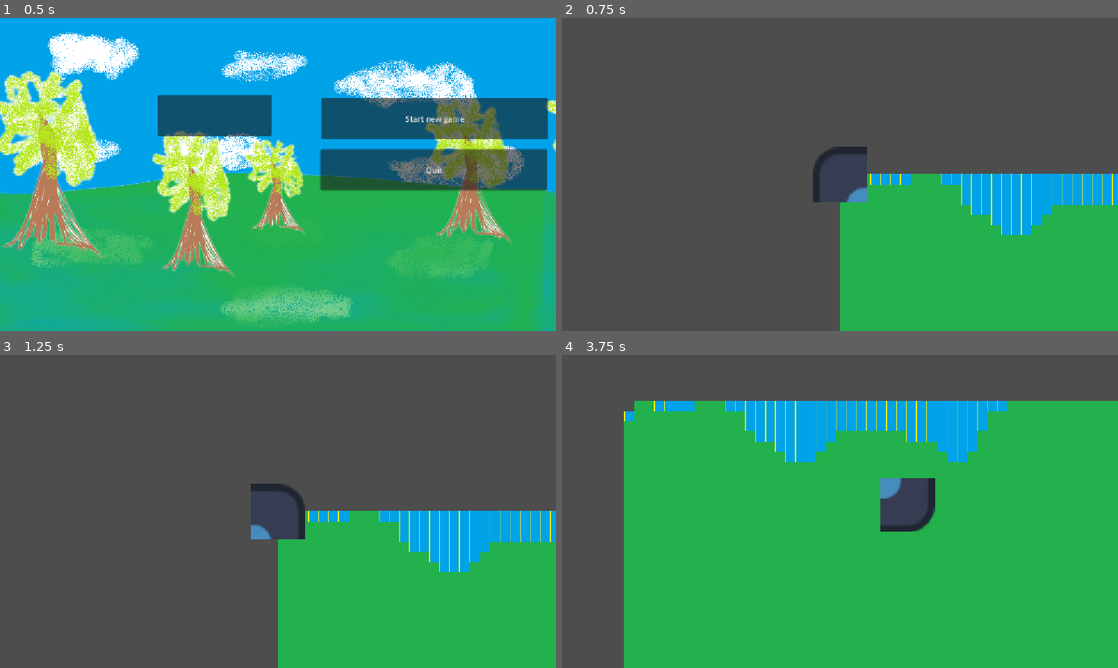
Above: before the commit, frames 1-4 (two rows, left to right).
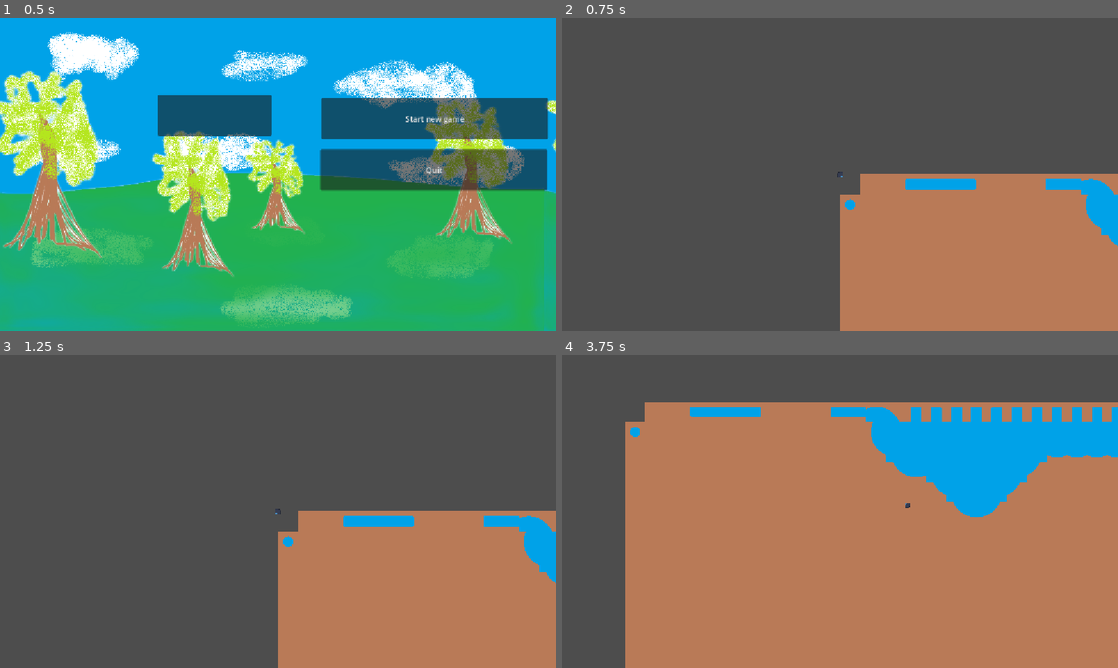
Above: after the commit, the same moments.

Repository: FallenKing12/Trainwreck
Game: Godot game, scene res://menu/menu.tscn
Same seed, same stepped clock (60 frames per second), same inputs: the game is played once before the commit and once after it. The engine's default icon, where the game draws it, is replaced by a stand-in: a white triangle on a blue panel in a dark square.
Inputs (mouse positions are in pixels of both pictures, inside the frame that each line leads up to):
- Up to frame 1 (0.5 s): no input
- Up to frame 2 (0.75 s): click (778, 115) at 0.5 s
- Up to frame 3 (1.25 s): no input
- Up to frame 4 (3.75 s): hold Right (ui_right) 1.28-2.03 s; hold Down (ui_down) 2.03-2.78 s; hold Right (ui_right) 2.78-3.53 s; hold Up (ui_up) from 3.53 s (still down)

Frame 1 is identical in both runs. In frame 2, 25% of the frame differs, in the area x 45-100%, y 41-100%; in frame 3, 25%; in frame 4, 74%, in the area x 11-100%, y 14-100%.

Commit message:
+ тестовая процедурная генерация

Diff:
--- a/characters/player/player.gd
+++ b/characters/player/player.gd
@@ -4,7 +4,7 @@
 @onready var player_animation = $AnimatedSprite2D
 
 
-const speed = 300.0
+const speed = 3000.0
 
 
 func _ready() -> void:
--- a/characters/player/player.tscn
+++ b/characters/player/player.tscn
@@ -137,7 +137,7 @@
 shape = SubResource("CircleShape2D_g1dw6")
 
 [node name="Camera2D" type="Camera2D" parent="." unique_id=308574644]
-zoom = Vector2(1.305, 1.305)
+zoom = Vector2(0.13, 0.13)
 position_smoothing_enabled = true
 drag_horizontal_enabled = true
 drag_vertical_enabled = true
--- a/game/game.gd
+++ /dev/null
@@ -1,12 +0,0 @@
-extends Node2D
-
-
-var train_speed = 500
-
-
-func _ready() -> void:
-	pass
-
-
-func _process(delta: float) -> void:
-	pass
--- a/game/game.tscn
+++ /dev/null
@@ -1,147 +0,0 @@
-[gd_scene format=3 uid="uid://cdivp355ma8n6"]
-
-[ext_resource type="Script" uid="uid://cus7upmowxrog" path="res://game/game.gd" id="1_vasa2"]
-[ext_resource type="PackedScene" uid="uid://bisvjybu7awwd" path="res://characters/player/player.tscn" id="3_4fuuu"]
-[ext_resource type="Texture2D" uid="uid://pegmdhxtpkl7" path="res://assets/textures/blocks.png" id="4_4fuuu"]
-[ext_resource type="PackedScene" uid="uid://cckip35hu2j62" path="res://van/van.tscn" id="5_dxrkv"]
-
-[sub_resource type="TileSetAtlasSource" id="TileSetAtlasSource_dxrkv"]
-texture = ExtResource("4_4fuuu")
-texture_region_size = Vector2i(320, 320)
-0:0/0 = 0
-0:0/0/terrain_set = 0
-0:0/0/terrain = 0
-0:0/0/physics_layer_0/polygon_0/points = PackedVector2Array(76.09744, 0, 160, -45.01538, 160, 160, -46.08716, 160, 5.3589783, 68.594864)
-0:0/0/terrains_peering_bit/right_side = 0
-0:0/0/terrains_peering_bit/bottom_right_corner = 0
-0:0/0/terrains_peering_bit/bottom_side = 0
-1:0/0 = 0
-1:0/0/terrain_set = 0
-1:0/0/terrain = 0
-1:0/0/physics_layer_0/polygon_0/points = PackedVector2Array(65.379486, -79.312805, 160, -45.01538, 160, 160, -160, 160, -160, -47.158966, -65.379456, -79.312805)
-1:0/0/terrains_peering_bit/right_side = 0
-1:0/0/terrains_peering_bit/bottom_right_corner = 0
-1:0/0/terrains_peering_bit/bottom_side = 0
-1:0/0/terrains_peering_bit/bottom_left_corner = 0
-1:0/0/terrains_peering_bit/left_side = 0
-2:0/0 = 0
-2:0/0/terrain_set = 0
-2:0/0/terrain = 0
-2:0/0/physics_layer_0/polygon_0/points = PackedVector2Array(3.215393, 79.31279, 46.08718, 160, -160, 160, -160, -47.158966, -61.092285, 12.8615265)
-2:0/0/terrains_peering_bit/bottom_side = 0
-2:0/0/terrains_peering_bit/bottom_left_corner = 0
-2:0/0/terrains_peering_bit/left_side = 0
-3:0/0 = 0
-3:0/0/terrain_set = 0
-3:0/0/terrain = 0
-3:0/0/physics_layer_0/polygon_0/points = PackedVector2Array(80.38458, -77.16922, -80.38461, -79.312805, -84.67178, 160, 80.38458, 160)
-3:0/0/terrains_peering_bit/bottom_side = 0
-3:1/0 = 0
-3:1/0/terrain_set = 0
-3:1/0/terrain = 0
-3:1/0/physics_layer_0/polygon_0/points = PackedVector2Array(-84.67178, -160, -80.38461, 160, 82.52817, 160, 82.52817, -160)
-3:1/0/terrains_peering_bit/bottom_side = 0
-3:1/0/terrains_peering_bit/top_side = 0
-2:1/0 = 0
-2:1/0/terrain_set = 0
-2:1/0/terrain = 0
-2:1/0/physics_layer_0/polygon_0/points = PackedVector2Array(50.37433, -160, -160, -160, -160, 160, 48.230743, 160, 73.95383, 79.312805, 84.67175, -2.1435852, 73.95383, -94.31793)
-2:1/0/terrains_peering_bit/bottom_side = 0
-2:1/0/terrains_peering_bit/bottom_left_corner = 0
-2:1/0/terrains_peering_bit/left_side = 0
-2:1/0/terrains_peering_bit/top_left_corner = 0
-2:1/0/terrains_peering_bit/top_side = 0
-1:1/0 = 0
-1:1/0/terrain_set = 0
-1:1/0/terrain = 0
-1:1/0/physics_layer_0/polygon_0/points = PackedVector2Array(-160, -160, 160, -160, 160, 160, -160, 160)
-1:1/0/terrains_peering_bit/right_side = 0
-1:1/0/terrains_peering_bit/bottom_right_corner = 0
-1:1/0/terrains_peering_bit/bottom_side = 0
-1:1/0/terrains_peering_bit/bottom_left_corner = 0
-1:1/0/terrains_peering_bit/left_side = 0
-1:1/0/terrains_peering_bit/top_left_corner = 0
-1:1/0/terrains_peering_bit/top_side = 0
-1:1/0/terrains_peering_bit/top_right_corner = 0
-0:1/0 = 0
-0:1/0/terrain_set = 0
-0:1/0/terrain = 0
-0:1/0/physics_layer_0/polygon_0/points = PackedVector2Array(-50.37433, -160, 160, -160, 160, 160, -48.230743, 160, -73.95383, 79.312805, -84.67175, -2.1435852, -73.95383, -94.31793)
-0:1/0/terrains_peering_bit/right_side = 0
-0:1/0/terrains_peering_bit/bottom_right_corner = 0
-0:1/0/terrains_peering_bit/bottom_side = 0
-0:1/0/terrains_peering_bit/top_side = 0
-0:1/0/terrains_peering_bit/top_right_corner = 0
-1:2/0 = 0
-1:2/0/terrain_set = 0
-1:2/0/terrain = 0
-1:2/0/physics_layer_0/polygon_0/points = PackedVector2Array(160, -160, -160, -160, -160, 55.733307, -65.379456, 77.16919, 63.2359, 85.74356, 160, 53.58972)
-1:2/0/terrains_peering_bit/right_side = 0
-1:2/0/terrains_peering_bit/left_side = 0
-1:2/0/terrains_peering_bit/top_left_corner = 0
-1:2/0/terrains_peering_bit/top_side = 0
-1:2/0/terrains_peering_bit/top_right_corner = 0
-2:2/0 = 0
-2:2/0/terrain_set = 0
-2:2/0/terrain = 0
-2:2/0/physics_layer_0/polygon_0/points = PackedVector2Array(46.08716, -160, -160, -160, -160, 55.733307, -73.95383, 4.2871704, 3.2153625, -68.594864)
-2:2/0/terrains_peering_bit/left_side = 0
-2:2/0/terrains_peering_bit/top_left_corner = 0
-2:2/0/terrains_peering_bit/top_side = 0
-3:2/0 = 0
-3:2/0/terrain_set = 0
-3:2/0/terrain = 0
-3:2/0/physics_layer_0/polygon_0/points = PackedVector2Array(80.38458, 77.16922, -80.38461, 79.312805, -84.67178, -160, 80.38458, -160)
-3:2/0/terrains_peering_bit/top_side = 0
-3:3/0 = 0
-3:3/0/terrain_set = 0
-3:3/0/terrain = 0
-3:3/0/physics_layer_0/polygon_0/points = PackedVector2Array(-84.67178, 17.148697, -50.37436, 70.73845, 11.789734, 87.88716, 63.23587, 62.164078, 88.958954, 0, 61.092285, -64.30768, -11.789734, -83.59999, -67.52307, -53.589737)
-2:3/0 = 0
-2:3/0/terrain_set = 0
-2:3/0/terrain = 0
-2:3/0/physics_layer_0/polygon_0/points = PackedVector2Array(77.16922, -80.38458, 79.312805, 80.38461, -160, 84.67178, -160, -80.38458)
-2:3/0/terrains_peering_bit/left_side = 0
-1:3/0 = 0
-1:3/0/terrain_set = 0
-1:3/0/terrain = 0
-1:3/0/physics_layer_0/polygon_0/points = PackedVector2Array(-160, 84.67178, 160, 80.38461, 160, -82.52817, -160, -82.52817)
-1:3/0/terrains_peering_bit/right_side = 0
-1:3/0/terrains_peering_bit/left_side = 0
-0:3/0 = 0
-0:3/0/terrain_set = 0
-0:3/0/terrain = 0
-0:3/0/physics_layer_0/polygon_0/points = PackedVector2Array(-77.16922, -80.38458, -79.312805, 80.38461, 160, 84.67178, 160, -80.38458)
-0:3/0/terrains_peering_bit/right_side = 0
-0:2/0 = 0
-0:2/0/terrain_set = 0
-0:2/0/terrain = 0
-0:2/0/physics_layer_0/polygon_0/points = PackedVector2Array(-46.08716, -160, 160, -160, 160, 55.733307, 73.95383, 4.2871704, -3.2153625, -68.594864)
-0:2/0/terrains_peering_bit/right_side = 0
-0:2/0/terrains_peering_bit/top_side = 0
-0:2/0/terrains_peering_bit/top_right_corner = 0
-
-[sub_resource type="TileSet" id="TileSet_dakft"]
-tile_size = Vector2i(320, 320)
-physics_layer_0/collision_layer = 1
-physics_layer_0/collision_mask = 0
-terrain_set_0/mode = 0
-terrain_set_0/terrain_0/name = "Water"
-terrain_set_0/terrain_0/color = Color(0, 0.61960787, 0.81960785, 1)
-sources/0 = SubResource("TileSetAtlasSource_dxrkv")
-
-[node name="game" type="Node2D" unique_id=872839443]
-script = ExtResource("1_vasa2")
-
-[node name="van" parent="." unique_id=326183941 instance=ExtResource("5_dxrkv")]
-position = Vector2(701, 419)
-scale = Vector2(2, 2)
-
-[node name="player" parent="." unique_id=166809077 instance=ExtResource("3_4fuuu")]
-position = Vector2(701, 419)
-scale = Vector2(0.23, 0.23)
-
-[node name="TileMap" type="TileMap" parent="." unique_id=1067103106]
-tile_set = SubResource("TileSet_dakft")
-format = 2
-layer_0/name = "Ground"
--- a/menu/menu.gd
+++ b/menu/menu.gd
@@ -13,7 +13,7 @@
 
 
 func _on_start_button_pressed() -> void:
-	get_tree().change_scene_to_file("res://game/game.tscn")
+	pass
 
 func _on_test_button_pressed() -> void:
 	get_tree().change_scene_to_file("res://scenes/test_scene/proc_gen_world.tscn")
--- a/project.godot
+++ b/project.godot
@@ -8,11 +8,15 @@
 
 config_version=5
 
+[animation]
+
+compatibility/default_parent_skeleton_in_mesh_instance_3d=true
+
 [application]
 
 config/name="Trainwreck"
 run/main_scene="uid://dg03widqact3g"
-config/features=PackedStringArray("4.5", "Forward Plus")
+config/features=PackedStringArray("4.6", "Forward Plus")
 config/icon="res://icon.svg"
 
 [display]
--- a/scenes/test_scene/proc_gen_world.gd
+++ b/scenes/test_scene/proc_gen_world.gd
@@ -9,9 +9,14 @@
 var height : int = 100
 
 #vars for tile placing
-var source_id = 0
-var water_atlas = Vector2i(2,0)
-var land_atlas = Vector2i(0,0)
+var source_id = 1
+var land_atlas = Vector2i(0,4)
+var water_atlas = Vector2i(3,3)
+
+var water_terrain = 0
+var dirt_terrain = 1
+
+var terrain_set = 0
 
 @onready var tilemap: TileMapLayer = $Layer0
 
@@ -26,8 +31,9 @@
 			var noise_val = noise.get_noise_2d(x,y)
 			if noise_val > 0.0:
 				#place ground
-				tilemap.set_cell(Vector2i(x,y), source_id, land_atlas)
+				tilemap.set_cells_terrain_connect([Vector2i(x,y)], terrain_set, dirt_terrain, true)
 			elif noise_val < 0.0:
 				#place ground
-				tilemap.set_cell(Vector2i(x,y), source_id, water_atlas)
+				tilemap.set_cells_terrain_connect([Vector2i(x,y)], terrain_set, water_terrain, true)
+				#tilemap.set_cell(Vector2i(x,y), source_id, water_atlas)
 				pass
--- a/scenes/test_scene/proc_gen_world.tscn
+++ b/scenes/test_scene/proc_gen_world.tscn
@@ -1,8 +1,8 @@
-[gd_scene load_steps=9 format=3 uid="uid://cjoigg1kruiks"]
+[gd_scene format=3 uid="uid://cjoigg1kruiks"]
 
-[ext_resource type="Texture2D" uid="uid://bhgjvm447tvwq" path="res://assets/tilesets/tileset.png" id="1_1hyqy"]
-[ext_resource type="Script" uid="uid://bocwexjby225n" path="res://scenes/test_scene/proc_gen_world.gd" id="1_3f77q"]
-[ext_resource type="PackedScene" uid="uid://bisvjybu7awwd" path="res://player/player.tscn" id="2_3f77q"]
+[ext_resource type="Texture2D" uid="uid://pegmdhxtpkl7" path="res://assets/tilesets/tileset.png" id="1_1hyqy"]
+[ext_resource type="Script" uid="uid://behshsq5f55su" path="res://scenes/test_scene/proc_gen_world.gd" id="1_3f77q"]
+[ext_resource type="PackedScene" uid="uid://bisvjybu7awwd" path="res://characters/player/player.tscn" id="2_3f77q"]
 
 [sub_resource type="Gradient" id="Gradient_ajqnh"]
 interpolation_mode = 1
@@ -17,23 +17,126 @@
 noise = SubResource("FastNoiseLite_or4qw")
 color_ramp = SubResource("Gradient_ajqnh")
 
-[sub_resource type="TileSetAtlasSource" id="TileSetAtlasSource_tt8em"]
-resource_name = "tileset1"
+[sub_resource type="TileSetAtlasSource" id="TileSetAtlasSource_3f77q"]
 texture = ExtResource("1_1hyqy")
+texture_region_size = Vector2i(320, 320)
 0:0/0 = 0
+0:0/0/terrain_set = 0
+0:0/0/terrain = 0
+0:0/0/terrains_peering_bit/right_side = 0
+0:0/0/terrains_peering_bit/bottom_right_corner = 0
+0:0/0/terrains_peering_bit/bottom_side = 0
 1:0/0 = 0
+1:0/0/terrain_set = 0
+1:0/0/terrain = 0
+1:0/0/terrains_peering_bit/right_side = 0
+1:0/0/terrains_peering_bit/bottom_right_corner = 0
+1:0/0/terrains_peering_bit/bottom_side = 0
+1:0/0/terrains_peering_bit/bottom_left_corner = 0
+1:0/0/terrains_peering_bit/left_side = 0
 2:0/0 = 0
+2:0/0/terrain_set = 0
+2:0/0/terrain = 0
+2:0/0/terrains_peering_bit/bottom_side = 0
+2:0/0/terrains_peering_bit/bottom_left_corner = 0
+2:0/0/terrains_peering_bit/left_side = 0
 3:0/0 = 0
+3:0/0/terrain_set = 0
+3:0/0/terrain = 0
+3:0/0/terrains_peering_bit/bottom_side = 0
+3:1/0 = 0
+3:1/0/terrain_set = 0
+3:1/0/terrain = 0
+3:1/0/terrains_peering_bit/bottom_side = 0
+3:1/0/terrains_peering_bit/top_side = 0
+3:2/0 = 0
+3:2/0/terrain_set = 0
+3:2/0/terrain = 0
+3:2/0/terrains_peering_bit/top_side = 0
+2:2/0 = 0
+2:2/0/terrain_set = 0
+2:2/0/terrain = 0
+2:2/0/terrains_peering_bit/left_side = 0
+2:2/0/terrains_peering_bit/top_left_corner = 0
+2:2/0/terrains_peering_bit/top_side = 0
+1:2/0 = 0
+1:2/0/terrain_set = 0
+1:2/0/terrain = 0
+1:2/0/terrains_peering_bit/right_side = 0
+1:2/0/terrains_peering_bit/left_side = 0
+1:2/0/terrains_peering_bit/top_left_corner = 0
+1:2/0/terrains_peering_bit/top_side = 0
+1:2/0/terrains_peering_bit/top_right_corner = 0
+0:2/0 = 0
+0:2/0/terrain_set = 0
+0:2/0/terrain = 0
+0:2/0/terrains_peering_bit/right_side = 0
+0:2/0/terrains_peering_bit/top_side = 0
+0:2/0/terrains_peering_bit/top_right_corner = 0
+0:3/0 = 0
+0:3/0/terrain_set = 0
+0:3/0/terrain = 0
+0:3/0/terrains_peering_bit/right_side = 0
+1:3/0 = 0
+1:3/0/terrain_set = 0
+1:3/0/terrain = 0
+1:3/0/terrains_peering_bit/right_side = 0
+1:3/0/terrains_peering_bit/left_side = 0
+2:1/0 = 0
+2:1/0/terrain_set = 0
+2:1/0/terrain = 0
+2:1/0/terrains_peering_bit/bottom_side = 0
+2:1/0/terrains_peering_bit/bottom_left_corner = 0
+2:1/0/terrains_peering_bit/left_side = 0
+2:1/0/terrains_peering_bit/top_left_corner = 0
+2:1/0/terrains_peering_bit/top_side = 0
+1:1/0 = 0
+1:1/0/terrain_set = 0
+1:1/0/terrain = 0
+1:1/0/terrains_peering_bit/right_side = 0
+1:1/0/terrains_peering_bit/bottom_right_corner = 0
+1:1/0/terrains_peering_bit/bottom_side = 0
+1:1/0/terrains_peering_bit/bottom_left_corner = 0
+1:1/0/terrains_peering_bit/left_side = 0
+1:1/0/terrains_peering_bit/top_left_corner = 0
+1:1/0/terrains_peering_bit/top_side = 0
+1:1/0/terrains_peering_bit/top_right_corner = 0
+0:1/0 = 0
+0:1/0/terrain_set = 0
+0:1/0/terrain = 0
+0:1/0/terrains_peering_bit/right_side = 0
+0:1/0/terrains_peering_bit/bottom_right_corner = 0
+0:1/0/terrains_peering_bit/bottom_side = 0
+0:1/0/terrains_peering_bit/top_side = 0
+0:1/0/terrains_peering_bit/top_right_corner = 0
+3:3/0 = 0
+3:3/0/terrain_set = 0
+3:3/0/terrain = 0
+2:3/0 = 0
+2:3/0/terrain_set = 0
+2:3/0/terrain = 0
+2:3/0/terrains_peering_bit/left_side = 0
+0:4/0 = 0
+0:4/0/terrain_set = 0
+0:4/0/terrain = 1
 
 [sub_resource type="TileSet" id="TileSet_ybixb"]
-sources/0 = SubResource("TileSetAtlasSource_tt8em")
+tile_size = Vector2i(320, 320)
+physics_layer_0/collision_layer = 1
+physics_layer_0/collision_mask = 0
+terrain_set_0/mode = 0
+terrain_set_0/terrain_0/name = "Water"
+terrain_set_0/terrain_0/color = Color(0, 0, 0, 1)
+terrain_set_0/terrain_1/name = "Dirt"
+terrain_set_0/terrain_1/color = Color(1, 1, 1, 1)
+sources/1 = SubResource("TileSetAtlasSource_3f77q")
 
-[node name="proc_gen_world" type="Node2D"]
+[node name="proc_gen_world" type="Node2D" unique_id=414488846]
 script = ExtResource("1_3f77q")
 noise_texture = SubResource("NoiseTexture2D_2jbus")
 
-[node name="Layer0" type="TileMapLayer" parent="."]
+[node name="Layer0" type="TileMapLayer" parent="." unique_id=198620756]
 use_parent_material = true
 tile_set = SubResource("TileSet_ybixb")
 
-[node name="CharacterBody2D" parent="." instance=ExtResource("2_3f77q")]
+[node name="CharacterBody2D" parent="." unique_id=931722736 instance=ExtResource("2_3f77q")]
Binary file removed: assets/textures/blocks.png
Not shown, removed: assets/textures/blocks.png.import
Binary file changed: assets/tilesets/tileset.png
Not shown, removed: game/game.gd.uid
